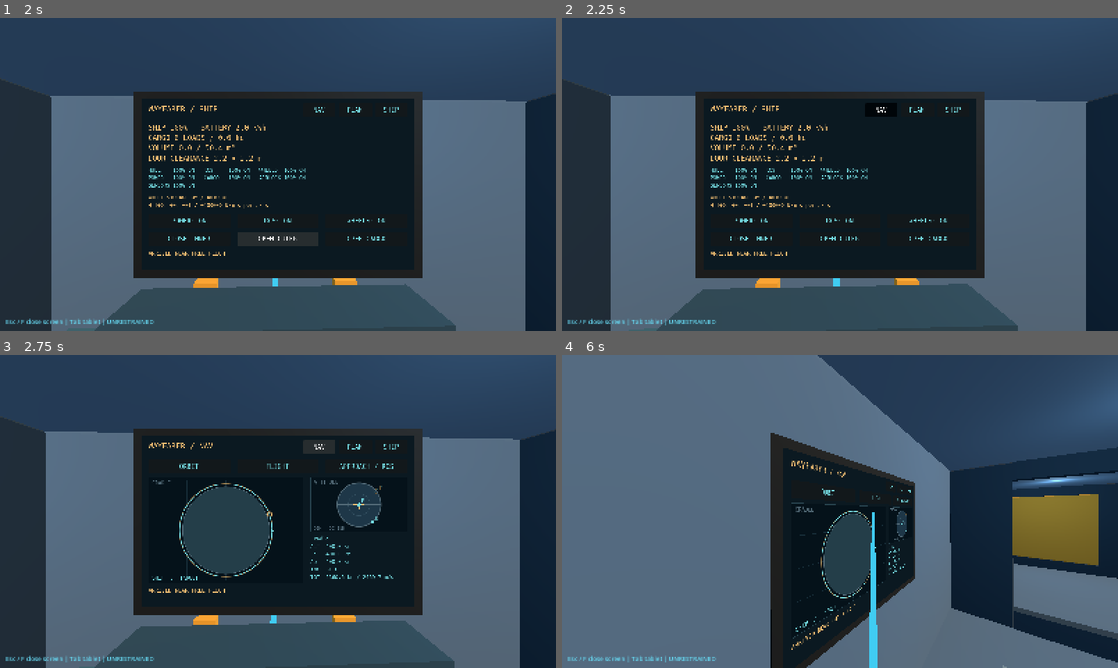
Above: before the commit, frames 1-4 (two rows, left to right).
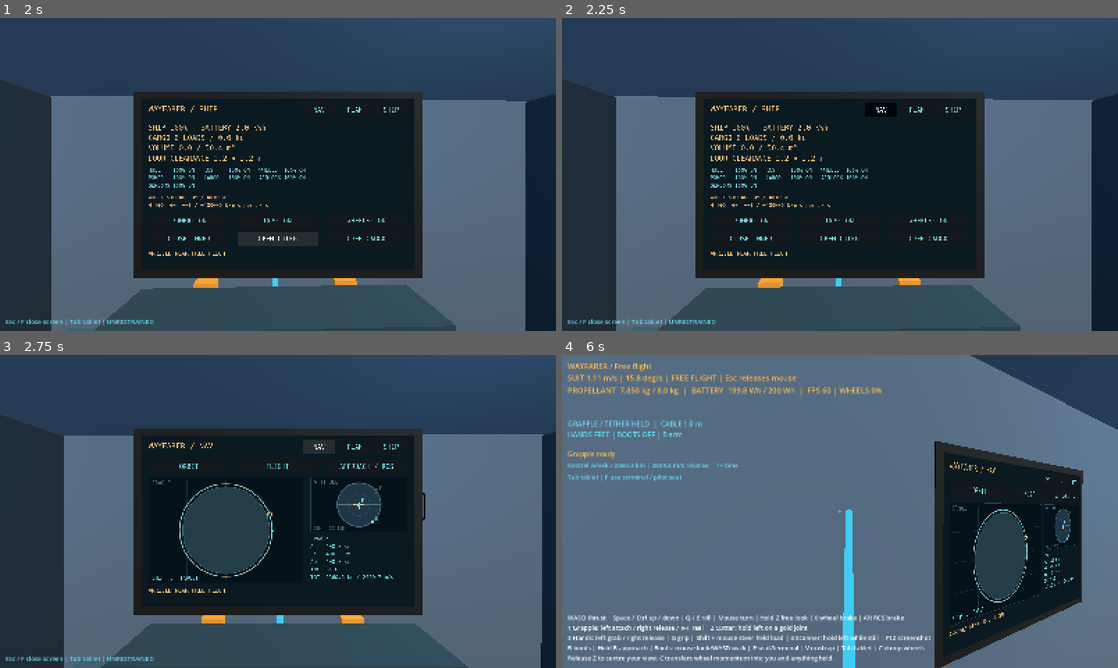
Above: after the commit, the same moments.

Repository: Conrad-N/Wayfarer
Game: Godot game, scene res://scenes/main.tscn
Same seed, same stepped clock (60 frames per second), same inputs: the game is played once before the commit and once after it.
Inputs (mouse positions are in pixels of both pictures, inside the frame that each line leads up to):
- Up to frame 1 (2 s): tap Enter at 0.5 s; move the mouse to (305, 174) at 0.52 s; hold W (move_forward) 0.53-1.25 s; hold F (interact) 0.53-1.25 s; click (305, 174) at 0.67 s; tap Tab (tablet) at 0.8 s; tap Space (move_up) at 1.25 s; drag from (166, 190) to (250, 237) at 1.27 s
- Up to frame 2 (2.25 s): move the mouse to (895, 105) at 2.02 s; hold D (move_right) from 2.03 s (still down); hold C (wheel_dump) from 2.03 s (still down); tap V (unstrap) at 2.1 s; click (895, 105) at 2.17 s
- Up to frame 3 (2.75 s): keep holding D (move_right); keep holding C (wheel_dump)
- Up to frame 4 (6 s): release D (move_right) at 2.75 s; release C (wheel_dump) at 2.75 s; drag from (812, 574) to (673, 464) at 2.77 s; move the mouse to (1006, 558) at 3.52 s; hold A (move_left) 3.53-4.28 s; hold Z (freelook) 3.53-4.28 s; click (1006, 558) at 3.67 s; tap Tab (tablet) at 3.8 s; move the mouse to (795, 508) at 4.27 s; hold W (move_forward) 4.28-5.78 s; tap R (grapple_reel_in) at 4.35 s; click (795, 508) at 4.42 s; tap V (unstrap) at 4.55 s; move the mouse to (845, 511) at 5.02 s; hold C (wheel_dump) 5.03-5.78 s; tap T (grapple_reel_out) at 5.1 s; click (845, 511) at 5.17 s; move the mouse to (817, 505) at 5.77 s; hold D (move_right) from 5.78 s (still down); tap F (interact) at 5.85 s; click (817, 505) at 5.92 s

Frame 1 is identical in both runs. In frame 2, 1.8% of the frame differs, in the area x 8-99%, y 24-100%; in frame 3, 6.6%; in frame 4, 47%, in the area x 1-100%, y 0-100%.

Commit message:
seat: prompt matches the strap-in gate, unstrap stands up beside the seat, C works on screens
Three fixes from play. The "F strap into pilot seat" hint fired from the
2.5 m aim ray while strap_in() only accepted within 1.5 m and 0.5 m/s, so
F looked dead between those distances; the hint now uses the same gate
and otherwise tells the pilot to close in and slow down. A deliberate
unstrap now stands the pilot at PlayerShip.SEAT_EXIT_POSITION in the
clear centre passage (after a capsule overlap check, keeping facing and
solved velocity) instead of leaving them inside the seat and harness
geometry; a harness that broke on its own still leaves them in place.
The wheel_dump action (C) reaches the suit while a terminal or tablet
owns input, since that screen's warp refusal asks for it; focus loss
clears it. Interior-flight test now measures the inherited tangential
velocity at the stand-up point. Verified: ./check.sh --quick, 3482
checks, 0 failures.

Diff:
--- a/godot/scripts/ship/player_ship.gd
+++ b/godot/scripts/ship/player_ship.gd
@@ -3,6 +3,8 @@
 extends RigidBody3D
 
 const SEAT_POSITION: Vector3 = Vector3(-0.85, 0.0, 1.0)
+## Where an unstrapping pilot stands up: the clear centre passage past the seat back.
+const SEAT_EXIT_POSITION: Vector3 = Vector3(0.35, 0.0, 1.0)
 const CARGO_BOUNDS: AABB = AABB(Vector3(-1.8, -1.4, -7.0), Vector3(3.6, 2.8, 5.0))
 const DAMAGE_THRESHOLD_J: float = 2000.0
 const SECTION_DAMAGE_ENERGY_J: float = 300000.0
--- a/godot/scripts/ship/ship_interaction.gd
+++ b/godot/scripts/ship/ship_interaction.gd
@@ -1,6 +1,11 @@
 ## Physical pilot restraints and freely drifting terminal/tablet input.
 class_name ShipInteraction
 extends Node
+
+const STRAP_REACH_M: float = 1.5
+const STRAP_MAX_SPEED_MPS: float = 0.5
+const SEAT_READY_HINT: String = "F strap into pilot seat | Tab tablet"
+const SEAT_APPROACH_HINT: String = "Move within 1.5 m of the pilot seat and slow below 0.5 m/s to strap in | Tab tablet"
 
 var player: Player
 var ship: PlayerShip
@@ -56,9 +61,8 @@
 	if is_seated() or not is_instance_valid(ship):
 		return false
 	var seat_position: Vector3 = ship.to_global(PlayerShip.SEAT_POSITION)
-	var carrier_velocity: Vector3 = ship.linear_velocity + ship.angular_velocity.cross(player.global_position - ship.to_global(ship.center_of_mass))
-	if player.global_position.distance_to(seat_position) > 1.5 or (player.linear_velocity - carrier_velocity).length() > 0.5:
-		hint = "Approach the pilot seat and slow down before strapping in"
+	if not _seat_within_reach():
+		hint = SEAT_APPROACH_HINT
 		return false
 	# The requested seating shortcut changes pose once; the live harness owns motion afterward.
 	var approach_pose: Transform3D = player.global_transform
@@ -88,7 +92,10 @@
 
 
 ## Unbuckle without changing the actual momentum solved by the seat constraint.
-func unstrap() -> void:
+## A deliberate release also stands the pilot up beside the seat; a harness that
+## simply broke (step_out false) leaves them wherever physics put them.
+func unstrap(step_out: bool = true) -> void:
+	var was_posed: bool = _seat_pose_active
 	if _seat_pose_active:
 		close_screen()
 		_camera.position = _standing_camera_position
@@ -98,6 +105,8 @@
 		_seat_restraint.release()
 	if is_instance_valid(player):
 		player.set_meta("seated", false)
+		if step_out and was_posed and is_instance_valid(ship):
+			_step_out_of_seat()
 
 
 ## Use a nearby terminal without providing an implicit physical restraint.
@@ -135,7 +144,7 @@
 	if not is_instance_valid(player):
 		return
 	if _seat_pose_active and not is_seated():
-		unstrap()
+		unstrap(false)
 	player.set_meta("seated", is_seated())
 	if is_open():
 		hint = "Esc / F close screen | Tab tablet" + (" | HARNESS SECURED | V unstrap" if is_seated() else " | UNRESTRAINED")
@@ -145,7 +154,11 @@
 		hint = "HARNESS SECURED | Mouse look | V unstrap | F use terminal | Tab tablet"
 	else:
 		var target: WorldScreen = _aimed_screen()
-		hint = "F strap into pilot seat | Tab tablet" if _aimed_seat() else ("F use %s terminal | Tab tablet" % target.panel.current_app if target != null else "Tab tablet | F use terminal / pilot seat")
+		if _aimed_seat():
+			# Offer F only when strap_in() would actually accept it.
+			hint = SEAT_READY_HINT if _seat_within_reach() else SEAT_APPROACH_HINT
+		else:
+			hint = ("F use %s terminal | Tab tablet" % target.panel.current_app) if target != null else "Tab tablet | F use terminal / pilot seat"
 
 
 func _input(event: InputEvent) -> void:
@@ -166,6 +179,10 @@
 	if is_open():
 		if event.is_action_pressed("ui_cancel") or (event.is_action_pressed("interact") and not event.is_echo()):
 			close_screen()
+		elif event.is_action("wheel_dump"):
+			# The terminal's own warp refusal asks the pilot to hold C, so the
+			# key has to reach the suit while a screen owns the other input.
+			player.set_wheel_dumping(event.is_pressed())
 		elif event is InputEventMouse:
 			var mouse: InputEventMouse = event as InputEventMouse
 			var origin: Vector3 = _camera.project_ray_origin(mouse.position)
@@ -192,6 +209,32 @@
 		get_viewport().set_input_as_handled()
 
 
+## Whether the pilot is close and slow enough for the harness to catch them.
+func _seat_within_reach() -> bool:
+	var seat_position: Vector3 = ship.to_global(PlayerShip.SEAT_POSITION)
+	var carrier_velocity: Vector3 = ship.linear_velocity + ship.angular_velocity.cross(player.global_position - ship.to_global(ship.center_of_mass))
+	return player.global_position.distance_to(seat_position) <= STRAP_REACH_M and (player.linear_velocity - carrier_velocity).length() <= STRAP_MAX_SPEED_MPS
+
+
+## Stand the released pilot in the clear passage beside the seat instead of inside it.
+func _step_out_of_seat() -> void:
+	var exit_pose: Transform3D = Transform3D(player.global_basis, ship.to_global(PlayerShip.SEAT_EXIT_POSITION))
+	if _pose_is_clear(exit_pose):
+		player.global_transform = exit_pose
+
+
+func _pose_is_clear(pose: Transform3D) -> bool:
+	var collision: CollisionShape3D = player.get_node_or_null("CollisionShape3D") as CollisionShape3D
+	if collision == null:
+		return true
+	var query: PhysicsShapeQueryParameters3D = PhysicsShapeQueryParameters3D.new()
+	query.shape = collision.shape
+	query.transform = pose * collision.transform
+	query.exclude = [player.get_rid()]
+	query.collision_mask = player.collision_mask
+	return player.get_world_3d().direct_space_state.intersect_shape(query, 1).is_empty()
+
+
 func _aimed_seat() -> bool:
 	# Within the seat, the pilot can face NAV while reaching for the harness.
 	if player.global_position.distance_to(ship.to_global(PlayerShip.SEAT_POSITION)) <= 0.65:
@@ -224,3 +267,4 @@
 func _notification(what: int) -> void:
 	if what == NOTIFICATION_APPLICATION_FOCUS_OUT and is_open():
 		active_screen.panel.cancel_input()
+		player.set_wheel_dumping(false)
--- a/godot/tests/test_interior_flight.gd
+++ b/godot/tests/test_interior_flight.gd
@@ -65,12 +65,15 @@
 	flight.session.world.angular_vel = SimVector.new(0, 0.2, 0)
 	flight._advance_orbit(0.1)
 	var spin: Vector3 = ship.global_basis * LocalOrbitFrame.GODOT_TO_SIM_BODY.transposed() * LocalOrbitFrame.native(flight.session.world.angular_vel)
-	var expected_velocity: Vector3 = player.linear_velocity + spin.cross(player.global_position - ship.to_global(ship.center_of_mass))
 	var expected_spin: Vector3 = player.angular_velocity + spin
 	interaction.unstrap()
+	# Unstrapping stands the pilot up beside the seat, so the tangential
+	# velocity they inherit belongs to that point, not the cushion.
+	check(player.global_position.is_equal_approx(ship.to_global(PlayerShip.SEAT_EXIT_POSITION)), "unstrap stands the pilot at the seat exit point")
+	var expected_velocity: Vector3 = player.linear_velocity + spin.cross(player.global_position - ship.to_global(ship.center_of_mass))
 	flight._begin_open_space_eva()
 	check(player.angular_velocity.distance_to(expected_spin) < 0.00001, "unstrap inherits actual orbital carrier spin")
-	check(player.linear_velocity.distance_to(expected_velocity) < 0.0001, "unstrap inherits tangential seat velocity")
+	check(player.linear_velocity.distance_to(expected_velocity) < 0.0001, "unstrap inherits tangential velocity where the pilot stands up")
 	check(flight.ship_is_local and not player.freeze, "released pilot is physically free")
 	main.free()
 
--- a/godot/tests/test_ship_interaction.gd
+++ b/godot/tests/test_ship_interaction.gd
@@ -275,6 +275,73 @@
 	(fixture.root as Node).free()
 
 
+## The strap-in prompt only appears once the harness can actually catch the pilot.
+func test_seat_prompt_matches_strap_in_reach() -> void:
+	var fixture: Dictionary = _fixture()
+	var player: Player = fixture.player
+	var interaction: ShipInteraction = fixture.interaction
+	player.position = PlayerShip.SEAT_POSITION + Vector3(2.0, 0, 0)
+	player.basis = Basis(Vector3.UP, PI / 2.0)
+	await _frames(2)
+	check(interaction._aimed_seat(), "pilot two metres away is looking at the seat")
+	check_eq(interaction.hint, ShipInteraction.SEAT_APPROACH_HINT, "distant pilot is told to close in, not offered F")
+	check(not interaction.strap_in(), "F at two metres is rejected, matching the prompt")
+	player.position = PlayerShip.SEAT_POSITION + Vector3(1.2, 0, 0)
+	await _frames(2)
+	check_eq(interaction.hint, ShipInteraction.SEAT_READY_HINT, "pilot within reach is offered F")
+	player.linear_velocity = Vector3(0, 0, 1.0)
+	await _frames(1)
+	check_eq(interaction.hint, ShipInteraction.SEAT_APPROACH_HINT, "a fast pilot is told to slow down")
+	player.linear_velocity = Vector3.ZERO
+	await _frames(1)
+	check(interaction.strap_in(), "the offered F succeeds")
+	(fixture.root as Node).free()
+
+
+## Unbuckling stands the pilot in the clear passage beside the seat, not inside its cushions.
+func test_unstrap_steps_out_beside_the_seat() -> void:
+	var fixture: Dictionary = _fixture()
+	var player: Player = fixture.player
+	var ship: PlayerShip = fixture.ship
+	var interaction: ShipInteraction = fixture.interaction
+	player.position = PlayerShip.SEAT_POSITION
+	await _frames(2)
+	check(interaction.strap_in(), "pilot straps in")
+	var facing: Basis = player.global_basis
+	interaction.unstrap()
+	var exit_point: Vector3 = ship.to_global(PlayerShip.SEAT_EXIT_POSITION)
+	check(player.global_position.is_equal_approx(exit_point), "release places the pilot at the seat exit spot")
+	check(player.global_basis.is_equal_approx(facing), "stepping out keeps the pilot's facing")
+	await _frames(10)
+	check(player.linear_velocity.length() < 0.01 and player.angular_velocity.length() < 0.01, "exit spot is clear: nothing shoves the freed pilot")
+	check(player.global_position.distance_to(exit_point) < 0.05, "freed pilot stays where they stood up")
+	(fixture.root as Node).free()
+
+
+## The terminal's warp refusal asks for C, so C must reach the suit while that screen is open.
+func test_wheel_dump_key_works_while_a_screen_is_open() -> void:
+	var fixture: Dictionary = _fixture()
+	var player: Player = fixture.player
+	var interaction: ShipInteraction = fixture.interaction
+	player.position = PlayerShip.SEAT_POSITION
+	await _frames(2)
+	check(interaction.strap_in(), "pilot straps in")
+	check(interaction.open_terminal(fixture.screen), "NAV owns input")
+	var event: InputEventKey = InputEventKey.new()
+	event.physical_keycode = KEY_C
+	event.pressed = true
+	check(InputMap.event_is_action(event, "wheel_dump"), "physical C is the wheel dump action")
+	interaction._input(event)
+	check(player.is_wheel_dumping() and interaction.is_open(), "holding C unloads the wheels without closing the terminal")
+	await _frames(2)
+	check(player.is_wheel_dumping(), "the suit keeps dumping while the screen owns the other input")
+	event.pressed = false
+	interaction._input(event)
+	check(not player.is_wheel_dumping(), "releasing C stops the dump")
+	interaction.close_screen()
+	(fixture.root as Node).free()
+
+
 func _fixture() -> Dictionary:
 	var root: Node3D = Node3D.new()
 	(Engine.get_main_loop() as SceneTree).root.add_child(root)
Not shown, changed: docs/DECISIONS.md
